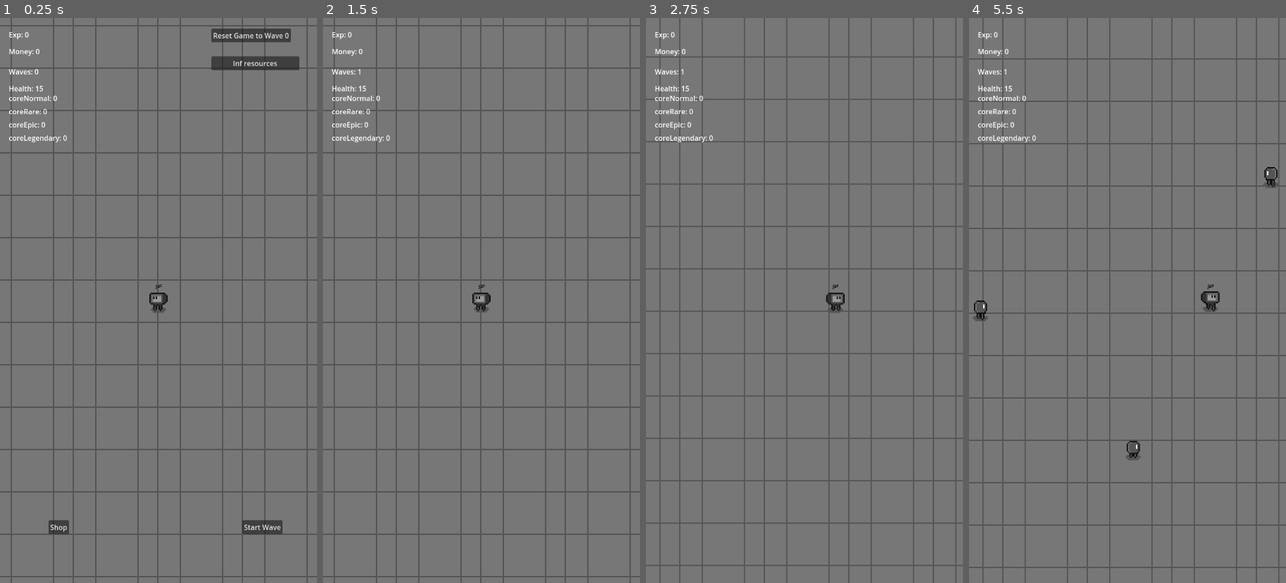
Above: before the commit, frames 1-4 (left to right).
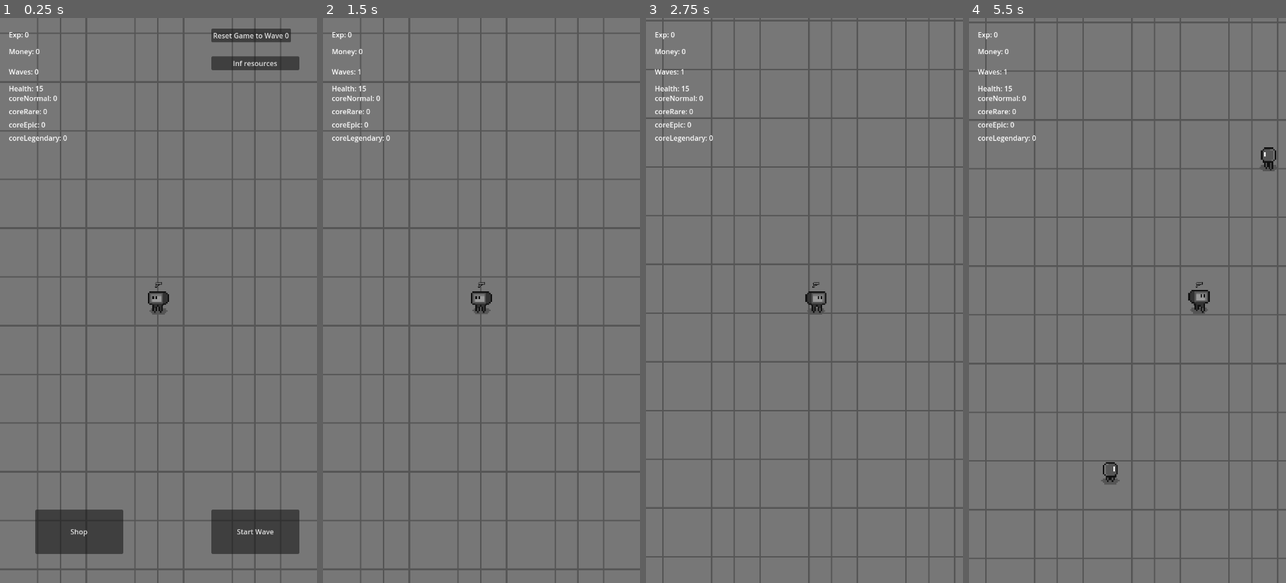
Above: after the commit, the same moments.

Repository: Davideee03/MobileComputing
Game: Godot game, scene res://Scenes/Towns/Town.tscn
Same seed, same stepped clock (60 frames per second), same inputs: the game is played once before the commit and once after it. Sound files missing from this copy of the repository are replaced by a short silence.
Inputs (mouse positions are in pixels of both pictures, inside the frame that each line leads up to):
- Up to frame 1 (0.25 s): no input
- Up to frame 2 (1.5 s): click "Start Wave" at 0.5 s; tap Enter at 1.25 s; move the mouse to (551, 272) at 1.27 s; tap A (a) at 1.35 s; click (551, 272) at 1.42 s
- Up to frame 3 (2.75 s): tap Space at 2 s; drag from (741, 328) to (804, 300) at 2.02 s
- Up to frame 4 (5.5 s): move the mouse to (1159, 176) at 2.77 s; tap A (a) at 2.85, 4.35 s; click (1159, 176) at 2.92 s; drag from (1111, 413) to (1159, 300) at 3.52 s; move the mouse to (1222, 385) at 4.27 s; click (1222, 385) at 4.42 s; drag from (1032, 215) to (1124, 498) at 5.02 s

The runs differ from the first frame. In frame 1, 15% of the frame differs, in the area x 0-100%, y 0-100%; in frame 2, 12%; in frame 3, 11%; in frame 4, 13%.

Commit message:
Fixing buttons visibility bug

Diff:
--- a/Scenes/Player/Player.tscn
+++ b/Scenes/Player/Player.tscn
@@ -126,6 +126,7 @@
 script = ExtResource("1_q7gve")
 
 [node name="Camera2D" type="Camera2D" parent="."]
+zoom = Vector2(1.15, 1.15)
 limit_left = -450
 limit_top = -750
 limit_right = 450
--- a/Scenes/Towns/Town.tscn
+++ b/Scenes/Towns/Town.tscn
@@ -119,10 +119,10 @@
 anchor_top = 1.0
 anchor_right = 1.0
 anchor_bottom = 1.0
-offset_left = -170.0
-offset_top = -142.0
-offset_right = -78.0
-offset_bottom = -111.0
+offset_left = -240.0
+offset_top = -166.0
+offset_right = -40.0
+offset_bottom = -66.0
 grow_horizontal = 0
 grow_vertical = 0
 text = "Start Wave
@@ -133,10 +133,10 @@
 anchors_preset = 2
 anchor_top = 1.0
 anchor_bottom = 1.0
-offset_left = 110.0
-offset_top = -142.0
-offset_right = 157.0
-offset_bottom = -111.0
+offset_left = 80.0
+offset_top = -166.0
+offset_right = 280.0
+offset_bottom = -66.0
 grow_vertical = 0
 text = "Shop
 "
--- a/Scripts/Enemies/Spawners.gd
+++ b/Scripts/Enemies/Spawners.gd
@@ -31,13 +31,12 @@
 	else: enemies_defeated-=enemy_value
 
 	#Wave ended, no more enemies present
-	if enemies_defeated>=max_enemies:
+	if enemies_defeated>=max_enemies && !player_is_dead:
 		player_won()
 
 ###We'll add a victory ui from here
 func player_won() -> void:
 	#Player didn't win if he's dead
-	if player_is_dead: return
 	print("Player won!")
 	end_wave()
 
@@ -53,7 +52,6 @@
 	#Collect all the remaining cores
 	get_tree().call_group("item", "follow_player")
 
-	#Make the buttons visible again
 	ui.change_buttons_visibility()
 
 	#The computer is on the ground
